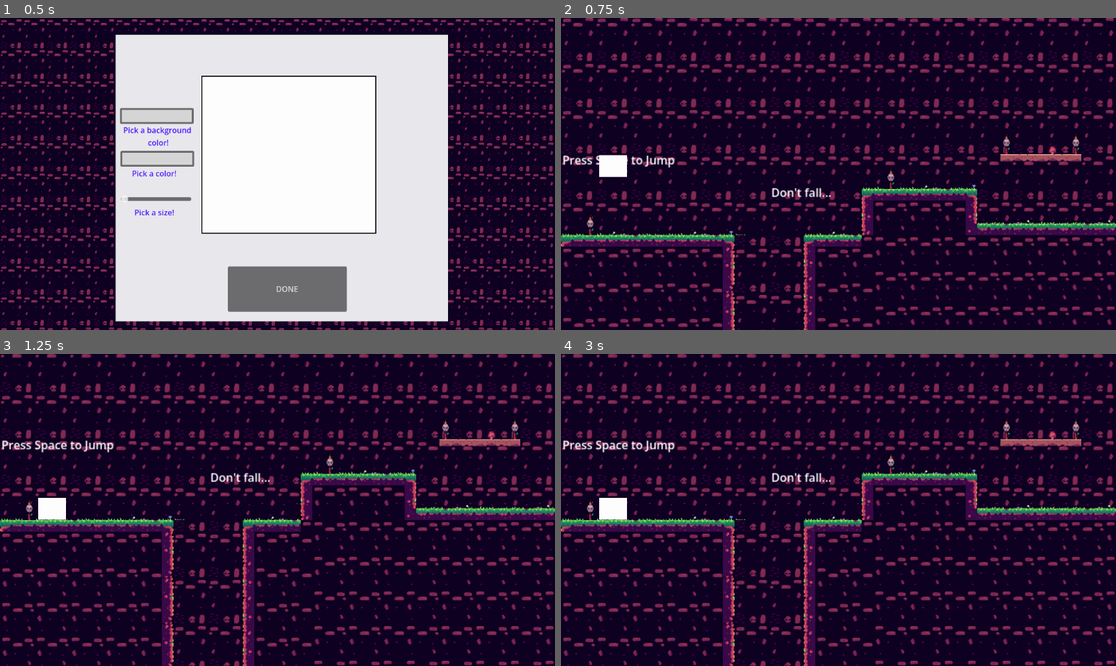
Above: before the commit, frames 1-4 (two rows, left to right).
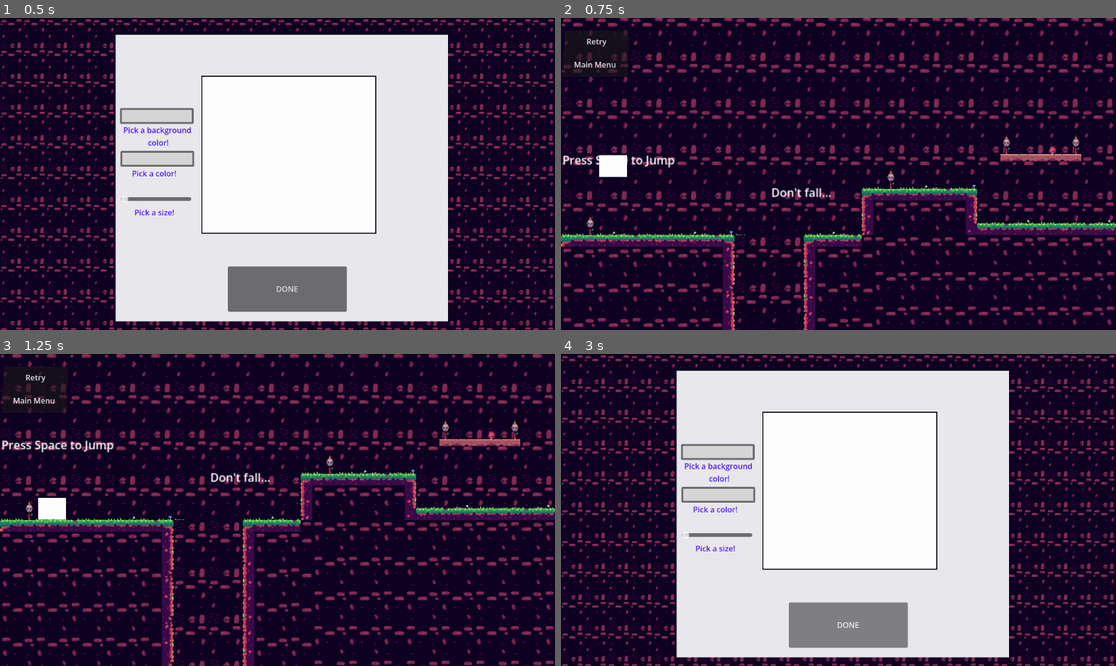
Above: after the commit, the same moments.

Repository: gracen-greenburg/Research_Milestone_Godot
Game: Godot game, scene res://scenes/Drawing_Screen.tscn
Two runs of this game, one before a commit and one after it. Both use one fixed random seed, a clock stepped at 60 frames per second and the inputs below.
Inputs (mouse positions are in pixels of both pictures, inside the frame that each line leads up to):
- Up to frame 1 (0.5 s): no input
- Up to frame 2 (0.75 s): click "DONE" at 0.5 s
- Up to frame 3 (1.25 s): no input
- Up to frame 4 (3 s): click (594, 378) at 1.25 s, where only the run after the commit has a clickable "Retry"; click (594, 400) at 2 s, where only the run after the commit has a clickable "Main Menu"; click (849, 625) at 2.75 s, where only the run after the commit has a clickable "PLAY"

Frame 1 is identical in both runs. In frame 2, 0.3% of the frame differs, in the area x 0-13%, y 4-18%; in frame 3, 0.3%; in frame 4, 69%, in the area x 0-100%, y 0-100%.

Commit message:
Adding Retry and Main Menu button during gameplay

Diff:
--- a/scenes/Game.tscn
+++ b/scenes/Game.tscn
@@ -6,6 +6,8 @@
 [ext_resource type="PackedScene" uid="uid://cuhgelmjgi0fa" path="res://scenes/Killzone.tscn" id="4_78awf"]
 [ext_resource type="PackedScene" uid="uid://bobeu2j3jpgd6" path="res://scenes/Winzone.tscn" id="4_s0nni"]
 [ext_resource type="Script" uid="uid://cf4jx5e1ckbif" path="res://scripts/score_label.gd" id="6_aug50"]
+[ext_resource type="Script" uid="uid://diwlnbx6g3uue" path="res://scripts/retry_button.gd" id="7_kiw3p"]
+[ext_resource type="Script" uid="uid://bo4xt0o4q366o" path="res://scripts/main_menu_button.gd" id="8_400sg"]
 
 [sub_resource type="TileSetAtlasSource" id="TileSetAtlasSource_cpr0p"]
 texture = ExtResource("1_qbsmt")
@@ -1702,4 +1704,32 @@
 offset_bottom = 267.0
 text = "<-- the easy way out"
 
+[node name="CanvasLayer" type="CanvasLayer" parent="." unique_id=287887841]
+
+[node name="Control" type="Control" parent="CanvasLayer" unique_id=1281022000]
+layout_mode = 3
+anchors_preset = 0
+offset_right = 40.0
+offset_bottom = 40.0
+
+[node name="RetryButton" type="Button" parent="CanvasLayer/Control" unique_id=2096659175]
+layout_mode = 0
+offset_left = 7.0
+offset_top = 26.0
+offset_right = 141.0
+offset_bottom = 72.0
+text = "Retry"
+script = ExtResource("7_kiw3p")
+
+[node name="main_menu_button" type="Button" parent="CanvasLayer/Control" unique_id=1436994412]
+layout_mode = 0
+offset_left = 4.0
+offset_top = 72.0
+offset_right = 139.0
+offset_bottom = 122.0
+text = "Main Menu"
+script = ExtResource("8_400sg")
+
 [connection signal="body_entered" from="Winzone" to="Player" method="_on_winzone_body_entered"]
+[connection signal="pressed" from="CanvasLayer/Control/RetryButton" to="CanvasLayer/Control/RetryButton" method="_on_pressed"]
+[connection signal="pressed" from="CanvasLayer/Control/main_menu_button" to="CanvasLayer/Control/main_menu_button" method="_on_pressed"]
--- a/scenes/WinScreen.tscn
+++ b/scenes/WinScreen.tscn
@@ -3,7 +3,7 @@
 [ext_resource type="Texture2D" uid="uid://d1onqb2vohkln" path="res://assets/tileset.png" id="1_ulig0"]
 [ext_resource type="Script" uid="uid://ccyu52b5lg7mg" path="res://scripts/play_again.gd" id="2_okh34"]
 [ext_resource type="Script" uid="uid://d045xvxg5ekv7" path="res://scripts/change_character.gd" id="3_q8i45"]
-[ext_resource type="Script" uid="uid://bo4xt0o4q366o" path="res://scenes/main_menu_button.gd" id="4_jrum5"]
+[ext_resource type="Script" uid="uid://bo4xt0o4q366o" path="res://scripts/main_menu_button.gd" id="4_jrum5"]
 
 [sub_resource type="TileSetAtlasSource" id="TileSetAtlasSource_okh34"]
 texture = ExtResource("1_ulig0")
--- a/scripts/player.gd
+++ b/scripts/player.gd
@@ -34,3 +34,12 @@
 	tween.tween_property(sprite,"rotation_degrees", targetRotation, 0.3)\
 		.set_trans(Tween.TRANS_QUAD)\
 		.set_ease(Tween.EASE_OUT)
+
+
+
+func _on_pressed() -> void:
+	pass # Replace with function body.
+
+
+func _on_retry_button_pressed() -> void:
+	pass # Replace with function body.
--- /dev/null
+++ b/scripts/retry_button.gd
@@ -0,0 +1,7 @@
+extends Button
+
+func _ready():
+	pressed.connect(_on_pressed)
+
+func _on_pressed():
+	get_tree().change_scene_to_file("res://scenes/Game.tscn")
Renamed: scenes/main_menu_button.gd -> scripts/main_menu_button.gd
Renamed: scenes/main_menu_button.gd.uid -> scripts/main_menu_button.gd.uid
Not shown, added: scripts/retry_button.gd.uid
